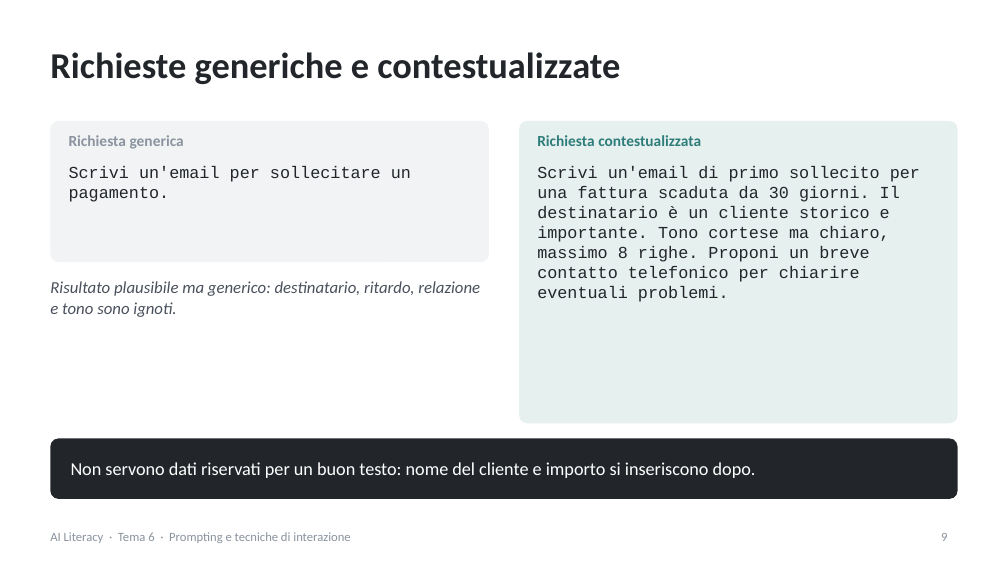
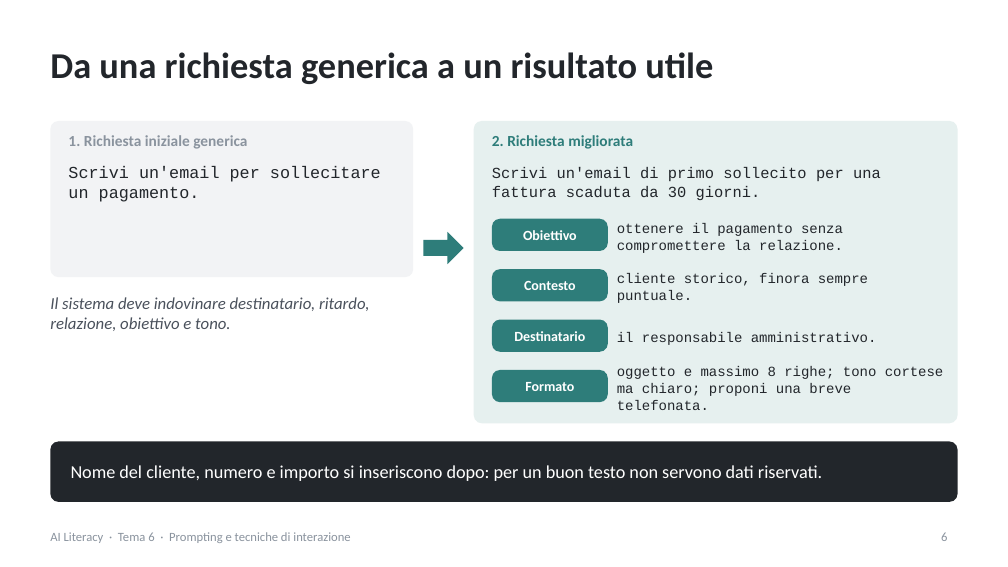
Before and after one commit to NetAi-IT/Formazione-AI-Literacy-Official, a slide deck: slide 6 of Base/Tema6_Prompting_tecniche_interazione.pptx (slide 9 before the commit). Drawn at 1008x567 pixels with LibreOffice and Linux fonts; fonts in the diff are those of the drawing. Boxes give left, top, right and bottom in pixels: in the first picture for what was removed or moved away, otherwise in the second. Text is boxed around its words. In the diff, an @@ line names an element or a change of style, - is before the commit and + after.

```diff
--- a/Base/Tema6_Prompting_tecniche_interazione.pptx
+++ b/Base/Tema6_Prompting_tecniche_interazione.pptx
@@ title at [50, 52, 713, 84]: text changed @@
-Richieste generiche e contestualizzate
+Da una richiesta generica a un risultato utile
@@ rounded rectangle: place and size @@
-rounded rectangle at [50, 121, 489, 262]
+rounded rectangle at [50, 121, 413, 277]
@@ rounded rectangle at [50, 121, 413, 277]: proportions changed @@
@@ text at [68, 135, 247, 149]: text changed @@
-Richiesta generica
+1. Richiesta iniziale generica
@@ rounded rectangle: place and size @@
-rounded rectangle at [519, 121, 958, 423]
+rounded rectangle at [474, 121, 958, 423]
@@ text at [492, 135, 633, 149]: text changed @@
-Richiesta contestualizzata
+2. Richiesta migliorata
@@ text "Scrivi un'email per sollecitare un ..." rewrapped from [69, 166, 411, 202] to [68, 166, 381, 202] @@
@@ text at [492, 167, 881, 200]: text changed; size 12 to 11 pt @@
-Scrivi un'email di primo sollecito per una fattura scaduta da 30 giorni. Il destinatario è un cliente storico e importante. Tono cortese ma chiaro, massimo 8 righe. Proponi un breve contatto telefonico per chiarire eventuali problemi.
+Scrivi un'email di primo sollecito per una fattura scaduta da 30 giorni.
@@ right arrow added at [423, 232, 464, 264], fill #2E7D7A @@
@@ rounded rectangle added at [492, 219, 608, 251], fill #2E7D7A @@
@@ text added at [523, 230, 577, 240], 10 pt, text #FFFFFF, bold @@
+Obiettivo
@@ text added at [617, 223, 843, 253], 10 pt, text #22262B @@
+ottenere il pagamento senza compromettere la relazione.
@@ rounded rectangle added at [492, 269, 608, 301], fill #2E7D7A @@
@@ text at [50, 297, 369, 331]: text changed @@
-Risultato plausibile ma generico: destinatario, ritardo, relazione e tono sono ignoti.
+Il sistema deve indovinare destinatario, ritardo, relazione, obiettivo e tono.
@@ text added at [524, 281, 576, 290], 10 pt, text #FFFFFF, bold @@
+Contesto
@@ text added at [617, 273, 868, 303], 10 pt, text #22262B @@
+cliente storico, finora sempre puntuale.
@@ rounded rectangle added at [492, 320, 608, 352], fill #2E7D7A @@
@@ text added at [514, 331, 585, 341], 10 pt, text #FFFFFF, bold @@
+Destinatario
@@ text added at [617, 332, 877, 345], 10 pt, text #22262B @@
+il responsabile amministrativo.
@@ rounded rectangle added at [492, 370, 608, 402], fill #2E7D7A @@
@@ text added at [525, 382, 574, 391], 10 pt, text #FFFFFF, bold @@
+Formato
@@ text added at [617, 366, 944, 410], 10 pt, text #22262B @@
+oggetto e massimo 8 righe; tono cortese ma chiaro; proponi una breve telefonata.
@@ rounded rectangle: place and size @@
-rounded rectangle at [50, 438, 958, 499]
+rounded rectangle at [50, 442, 958, 502]
@@ text at [71, 465, 822, 481]: text changed @@
-Non servono dati riservati per un buon testo: nome del cliente e importo si inseriscono dopo.
+Nome del cliente, numero e importo si inseriscono dopo: per un buon testo non servono dati riservati.
```
Also in this commit, not shown: 37 other slides changed, 11 slides added, 28 slides removed, 11 other files.
